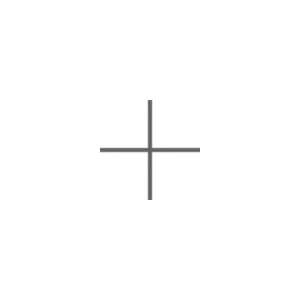
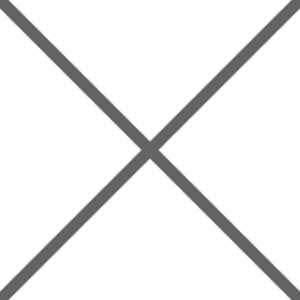
Layer changes from the first 300×300 image to the second:
added layer "Layer 17" above "Layer 16" over [0,0,300,300]
hid "Layer 16" over [100,100,200,200]
